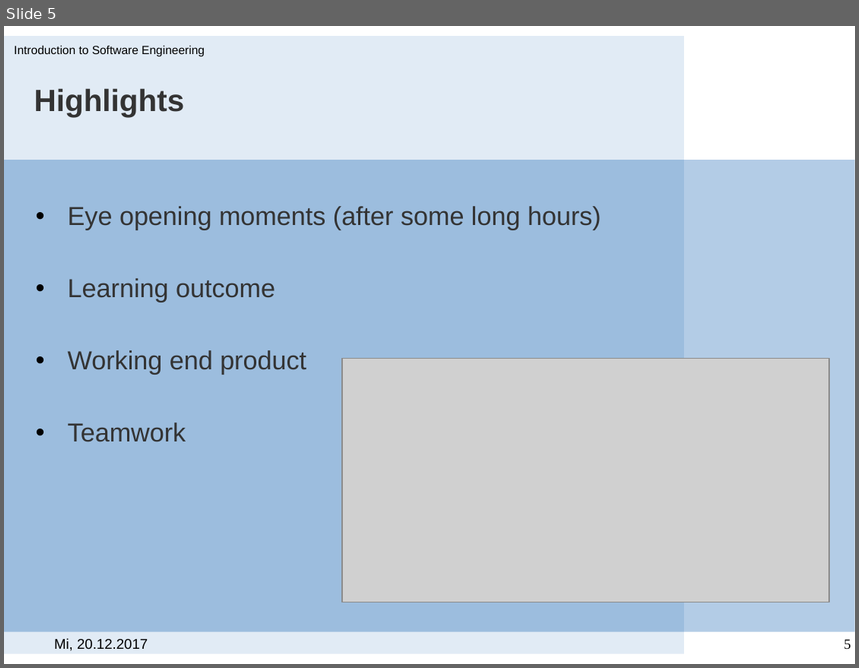
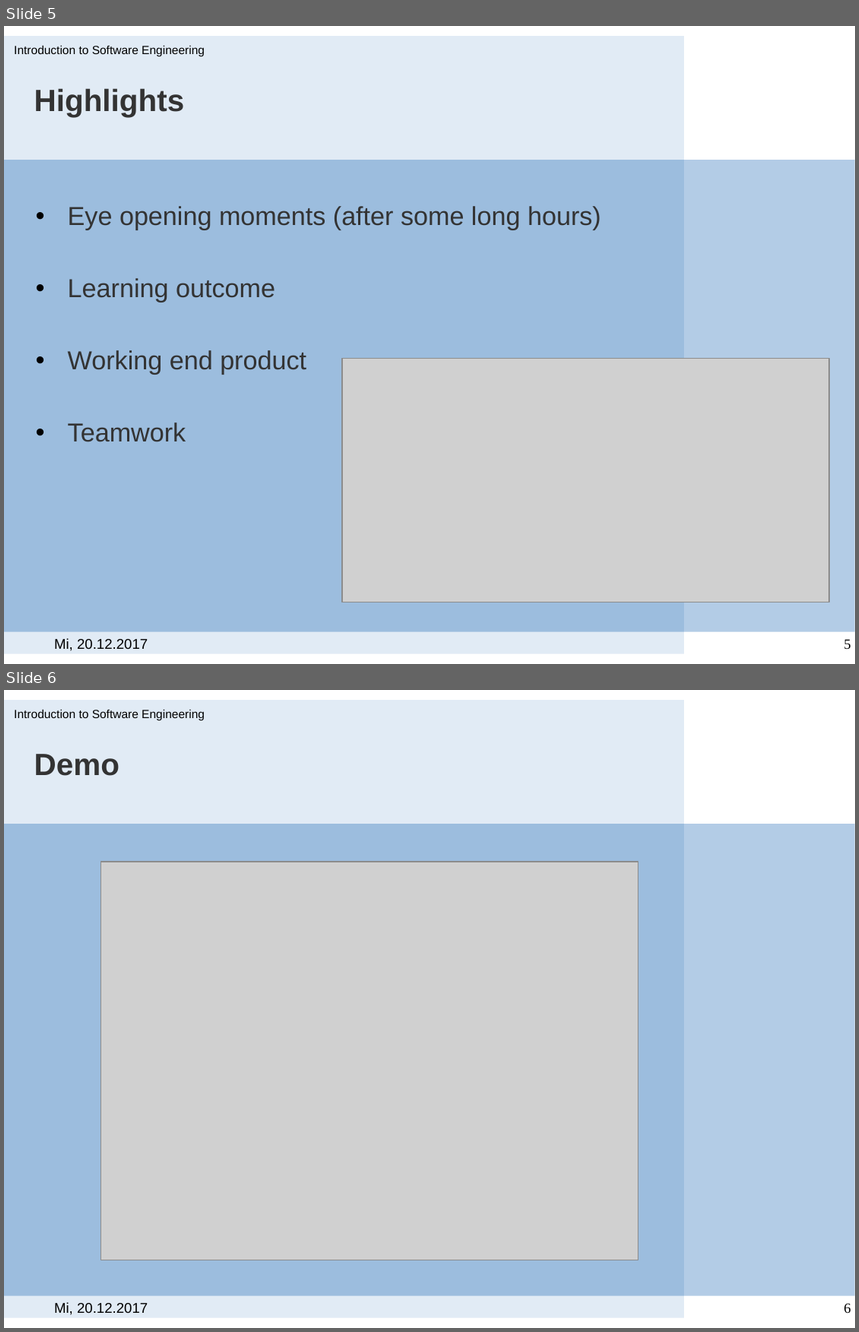
Before and after one commit to scg-unibe-ch/ese2017-team1, a slide deck: Documentation/ESE team1.pptx. Shown one above the other, each under a label of ours: slide 5 before the commit, slides 5 and 6 after it. The pictures are 859x668 and 859x1332 pixels, drawn with LibreOffice and Linux fonts; fonts in the diff are those of the drawing; grey boxes stand for pictures; background and template pictures are left out. Boxes give left, top, right and bottom in pixels: in the first picture for what was removed or moved away, otherwise in the second. Text is boxed around its words. In the diff, an @@ line names an element or a change of style, - is before the commit and + after.

```diff
--- a/Documentation/ESE team1.pptx
+++ b/Documentation/ESE team1.pptx
@@ slide 6 added at (4,690,855,1328), background #FFFFFF; not listed: 3 template elements that a slide beside it also shows @@
@@ text added at (14,709,205,720), 10 pt, text #000000 @@
+Introduction to Software Engineering
@@ title added at (34,754,120,776), 26 pt, text #333333, bold @@
+Demo
@@ picture added at (101,862,638,1260) @@
@@ text added at (54,1303,148,1315), 12 pt, text #000000 @@
+Mi, 20.12.2017
@@ page number added at (844,1303,851,1314), 12 pt, text #000000 @@
+6
```
Also in this commit, not shown: 1 slide changed.
